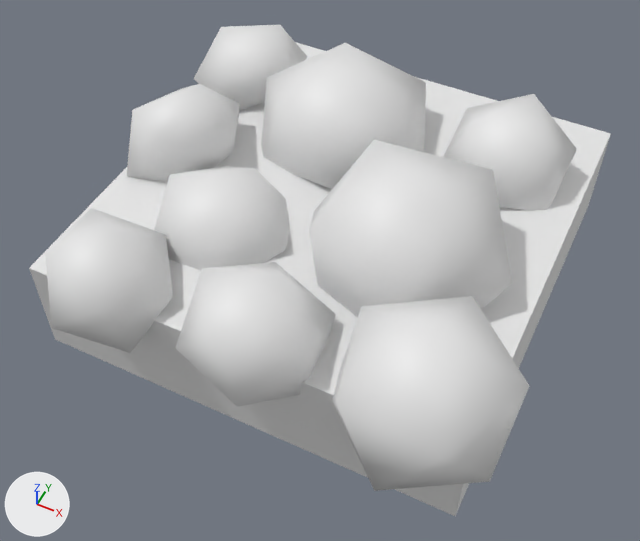
A saved change to the OBJ model Assets/StreamingAssets/TileMeshes/PEBBLES.obj.
One viewpoint serves both versions: a 50 mm lens placed at (1.25, -2.72, 3.33), pointed at (0.05, -0.31, 0.32). The lights are fixed; the arrows at lower left show +X, +Y and +Z. Where no turn or scale is listed for an object, it has been applied to the vertices.

The scene before the commit, as lines of its bpy script (objects in view):
```python
me_pebbles = bpy.data.meshes.new('PEBBLES')
me_pebbles.from_pydata(...)  # 116 vertices, 177 faces; spans x -1.1..1.11, y -1.24..1.0, z 0.0..0.98
ob_pebbles = bpy.data.objects.new('PEBBLES', me_pebbles)
ob_pebbles.location = (0.0, 0.0, 0.0)
```
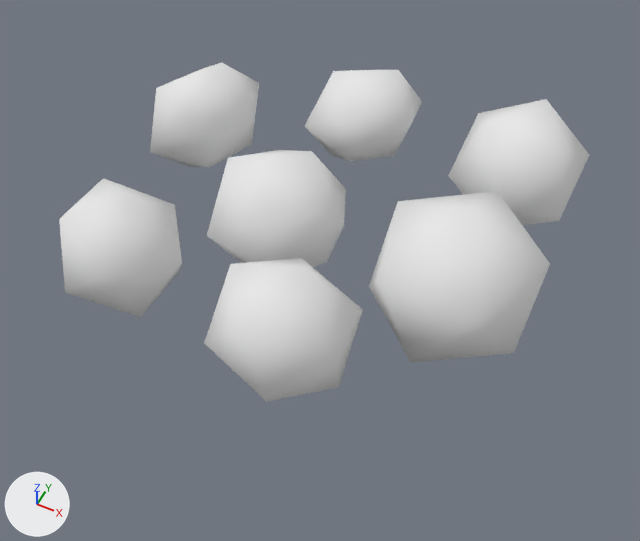
Commit message: Include pebbles in terrain generation.

What differs and where, as boxes [x1, y1, x2, y2] in the pictures (640 x 541 px; the box of a moved part takes in the faces that stretch with it):
```json
{"object": "PEBBLES", "change": "reshaped", "before": [29, 25, 611, 516], "after": [59, 63, 589, 402], "on screen": "9% narrower, 31% shorter"}
{"part": 1, "of": "me_pebbles", "change": "moved or reshaped", "before": [154, 166, 290, 270], "after": [207, 150, 346, 267]}
{"part": 2, "of": "me_pebbles", "change": "moved or reshaped", "before": [443, 94, 577, 211], "after": [448, 99, 589, 225]}
{"part": 3, "of": "me_pebbles", "change": "moved or reshaped", "before": [127, 84, 240, 182], "after": [150, 63, 259, 168]}
{"part": 4, "of": "me_pebbles", "change": "moved or reshaped", "before": [175, 262, 336, 407], "after": [204, 258, 363, 402]}
{"part": 5, "of": "me_pebbles", "change": "moved or reshaped", "before": [332, 296, 529, 491], "after": [369, 191, 550, 362]}
{"part": 6, "of": "me_pebbles", "change": "moved or reshaped", "before": [45, 208, 173, 353], "after": [59, 178, 182, 318]}
{"part": 7, "of": "me_pebbles", "change": "moved or reshaped", "before": [194, 25, 307, 110], "after": [305, 70, 422, 161]}
{"part": 8, "of": "me_pebbles", "change": "deleted", "before": [309, 140, 512, 317]}
{"part": 9, "of": "me_pebbles", "change": "deleted", "before": [262, 43, 426, 189]}
{"part": 10, "of": "me_pebbles", "change": "deleted", "before": [29, 42, 611, 516]}
```

Scene script edits in JSON lines:
```json
{"op": "add", "block": "mat_default", "code": ["mat_default = principled_material('default')", "mat_default.base_color = (0.8, 0.8, 0.8)  # white #e7e7e7", "mat_default.roughness = 1.0"]}
{"block": "me_pebbles", "where": "me_pebbles.from_pydata(...)  # 116 vertices, 177 faces; spans x -1.1..1.11, y -1.24..1.0, z 0.0..0.98"}
{"block": "me_pebbles", "where": "# used by ob_pebbles; location = (0.0, 0.0, 0.0)"}
{"block": "me_pebbles", "change": "me_pebbles part 1: the loose piece of 12 vertices spanning x -0.75..-0.05, y -0.71..-0.09, z 0.19..0.74 is moved by (0.17, 0.21, 0.0), in mat_default (white #e7e7e7)"}
{"block": "me_pebbles", "change": "me_pebbles part 2: the loose piece of 12 vertices spanning x 0.33..0.9, y 0.21..0.79, z 0.3..0.83 is moved by (0.06, -0.01, 0.0), in mat_default (white #e7e7e7)"}
{"block": "me_pebbles", "change": "me_pebbles part 3: the loose piece of 12 vertices spanning x -1.09..-0.54, y -0.34..0.25, z 0.26..0.87 is moved by (0.01, 0.19, 0.0), in mat_default (white #e7e7e7)"}
{"block": "me_pebbles", "change": "me_pebbles part 4: the loose piece of 12 vertices spanning x -0.2..0.33, y -1.22..-0.59, z 0.33..0.8 is moved by (0.09, 0.07, 0.0), in mat_default (white #e7e7e7)"}
{"block": "me_pebbles", "change": "me_pebbles part 5: the loose piece of 12 vertices spanning x 0.41..1.11, y -1.23..-0.53, z 0.24..0.9 is moved by (-0.1, 0.59, 0.0), in mat_default (white #e7e7e7)"}
{"block": "me_pebbles", "change": "me_pebbles part 6: the loose piece of 12 vertices spanning x -0.88..-0.33, y -1.24..-0.65, z 0.33..0.81 is moved by (-0.07, 0.17, 0.0), in mat_default (white #e7e7e7)"}
{"block": "me_pebbles", "change": "me_pebbles part 7: the loose piece of 12 vertices spanning x -1.1..-0.53, y 0.31..0.9, z 0.34..0.8 is moved by (0.69, -0.09, 0.0), in mat_default (white #e7e7e7)"}
{"block": "me_pebbles", "change": "me_pebbles part 8: the loose piece of 12 vertices spanning x -0.07..0.89, y -0.68..0.26, z 0.15..0.98 is deleted"}
{"block": "me_pebbles", "change": "me_pebbles part 9: the loose piece of 12 vertices spanning x -0.63..0.26, y -0.02..0.84, z 0.24..0.9 is deleted"}
{"block": "me_pebbles", "change": "me_pebbles part 10: the loose piece of 8 vertices spanning x -1.0..1.0, y -1.0..1.0, z 0.0..0.5 is deleted"}
{"op": "add", "block": "me_pebbles", "code": "me_pebbles.materials.append(mat_default)  # white #e7e7e7"}
```
